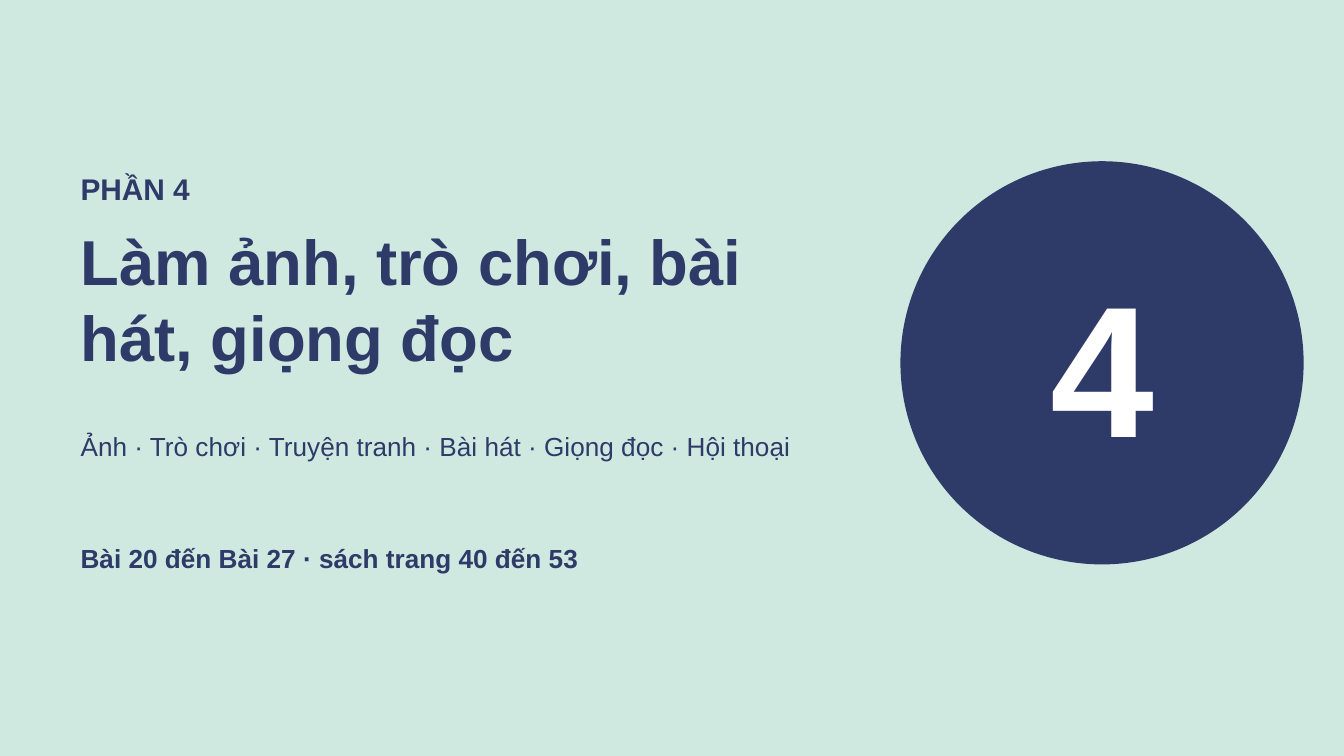
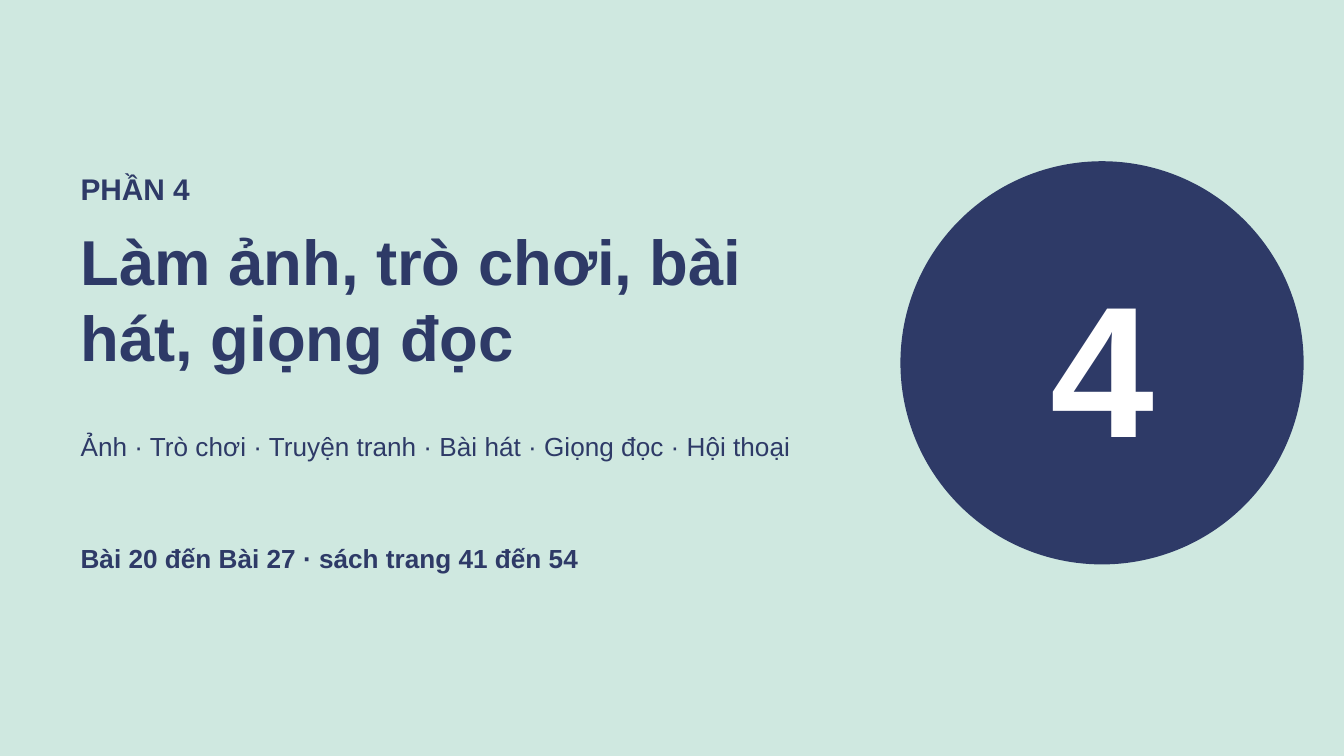
Before and after one commit to johnneinadlerr0353-bot/sachhuongdan, a slide deck: slide 15 of BO-TAI-LIEU-GUI-KHACH/04-Slide-tap-huan.pptx. Drawn at 1344x756 pixels with LibreOffice and Linux fonts; fonts in the diff are those of the drawing. Boxes give left, top, right and bottom in pixels: in the first picture for what was removed or moved away, otherwise in the second. Text is boxed around its words. In the diff, an @@ line names an element or a change of style, - is before the commit and + after.

```diff
--- a/BO-TAI-LIEU-GUI-KHACH/04-Slide-tap-huan.pptx
+++ b/BO-TAI-LIEU-GUI-KHACH/04-Slide-tap-huan.pptx
@@ text at [81, 548, 578, 574]: text changed @@
-Bài 20 đến Bài 27 · sách trang 40 đến 53
+Bài 20 đến Bài 27 · sách trang 41 đến 54
```
Also in this commit, not shown: 22 other slides changed, 28 other files.
